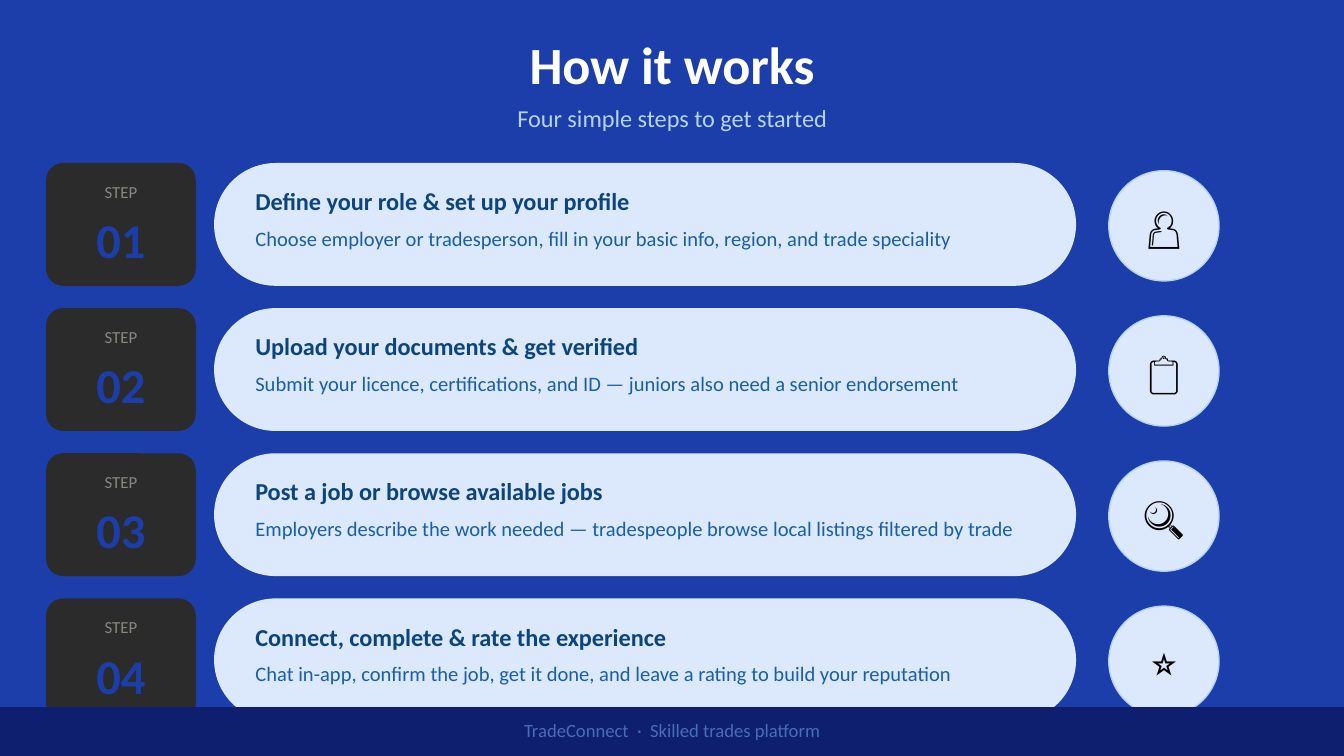
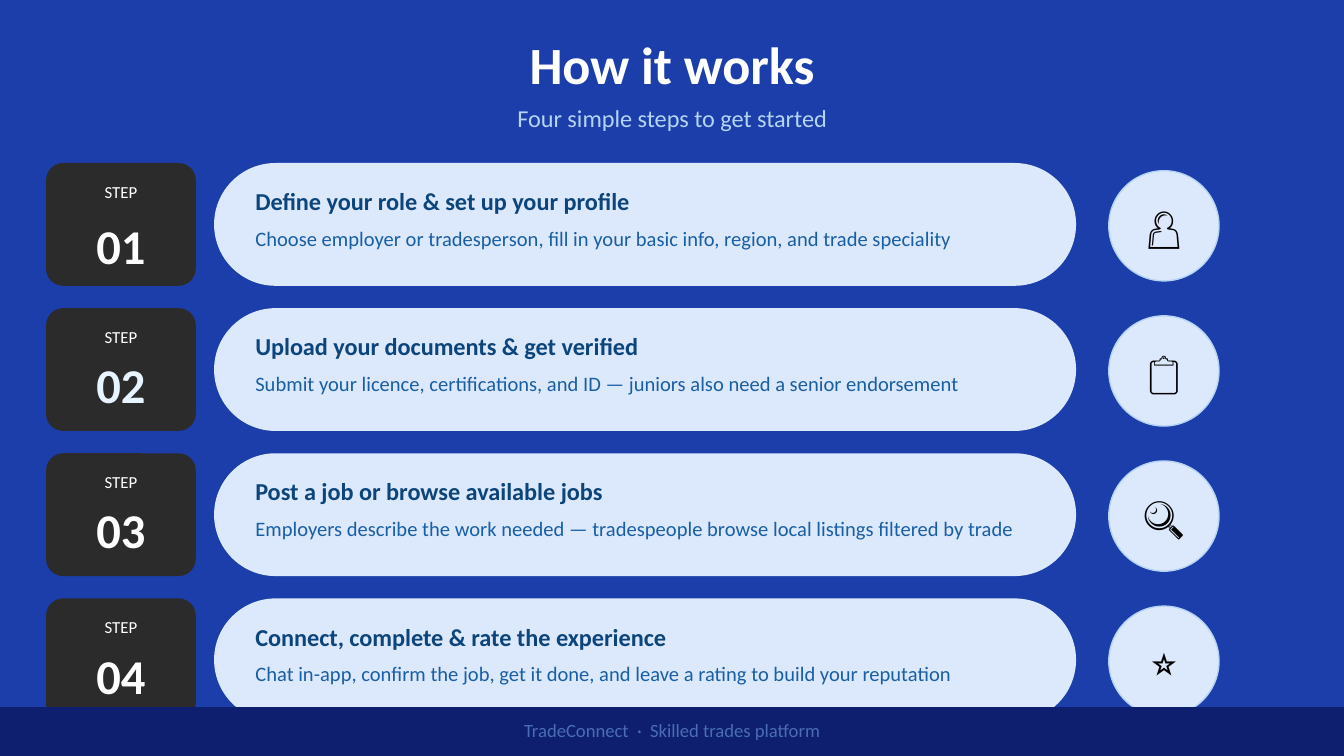
Before and after one commit to datasheng/sp26-csc33600-repo-6096, a slide deck: slide 5 of Freelancer app.pptx. Drawn at 1344x756 pixels with LibreOffice and Linux fonts; fonts in the diff are those of the drawing. Boxes give left, top, right and bottom in pixels: in the first picture for what was removed or moved away, otherwise in the second. Text is boxed around its words. In the diff, an @@ line names an element or a change of style, - is before the commit and + after.

```diff
--- a/Freelancer app.pptx
+++ b/Freelancer app.pptx
@@ text colour #1C3EAA to #FFFFFF in 3 elements at (x1=96, y1=516, x2=145, y2=549), (x1=96, y1=662, x2=145, y2=695), (x1=96, y1=232, x2=145, y2=265) @@
@@ text "02" at (x1=96, y1=371, x2=145, y2=404): text colour #1C3EAA to #E8F4FF @@
@@ text colour #888780 to #FFFFFF in 4 elements at (x1=105, y1=187, x2=138, y2=198), (x1=105, y1=332, x2=138, y2=343), (x1=105, y1=477, x2=138, y2=488), (x1=105, y1=622, x2=138, y2=633) @@
```
